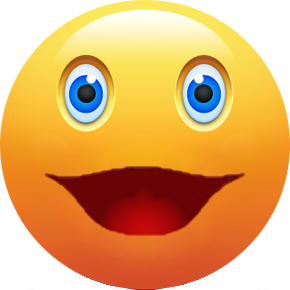
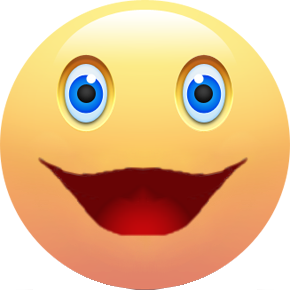
Revision of a layered 290x290 image; what changed, layer by layer:
added layer "lips supper happy" above "lips happy" over [37, 156, 249, 237]
hid "lips happy" (1st of 2) over [44, 165, 246, 236]
"face": opacity 100% → 70% over [0, 0, 290, 290]
